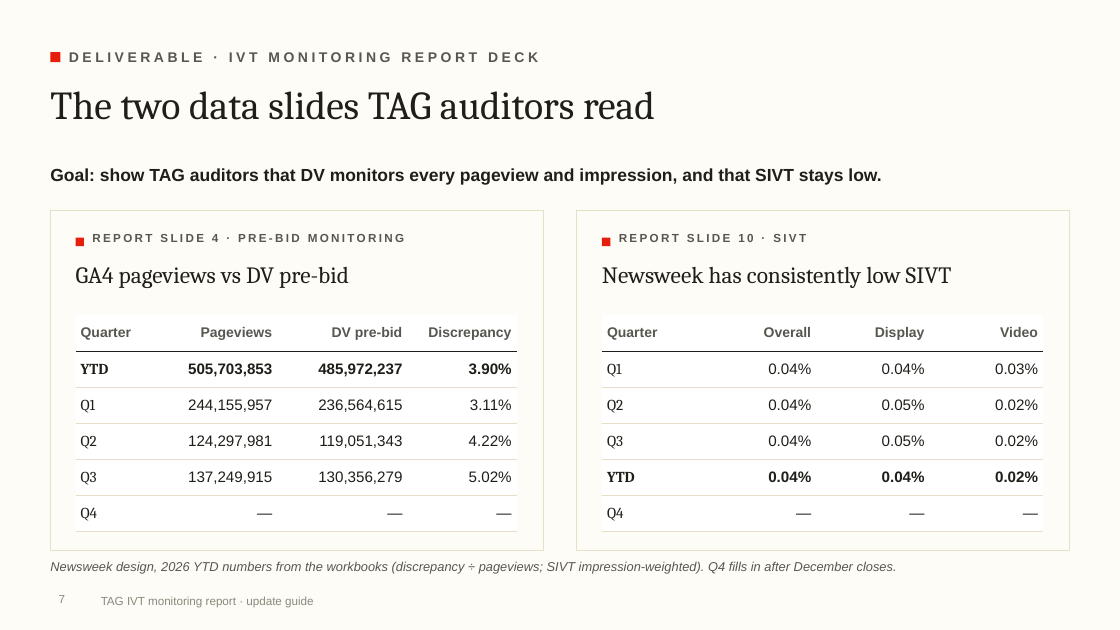
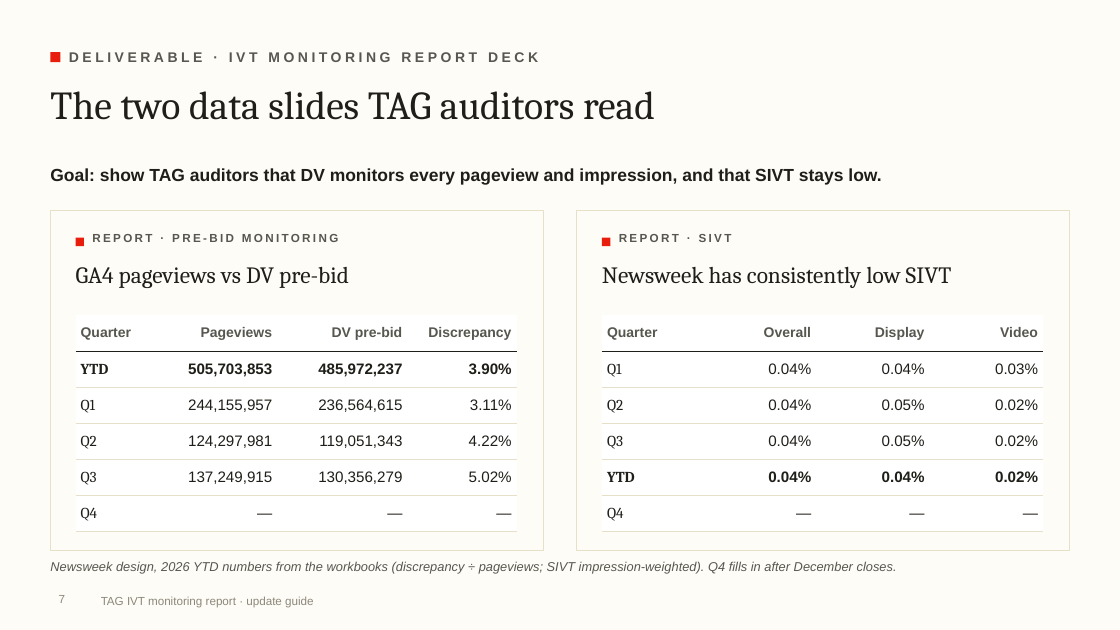
Before and after one commit to rogerhirano-nw/yield-dashboard, a slide deck: slide 7 of docs/TAG_IVT_Report_Update_Guide.pptx. Drawn at 1120x630 pixels with LibreOffice and Linux fonts; fonts in the diff are those of the drawing; background and template pictures are left out. Boxes give left, top, right and bottom in pixels: in the first picture for what was removed or moved away, otherwise in the second. Text is boxed around its words. In the diff, an @@ line names an element or a change of style, - is before the commit and + after.

```diff
--- a/docs/TAG_IVT_Report_Update_Guide.pptx
+++ b/docs/TAG_IVT_Report_Update_Guide.pptx
@@ text at (92, 234, 338, 242): text changed @@
-REPORT SLIDE 4 · PRE-BID MONITORING
+REPORT · PRE-BID MONITORING
@@ text at (619, 234, 732, 242): text changed @@
-REPORT SLIDE 10 · SIVT
+REPORT · SIVT
```
Also in this commit, not shown: 6 other slides changed, 1 other file.
